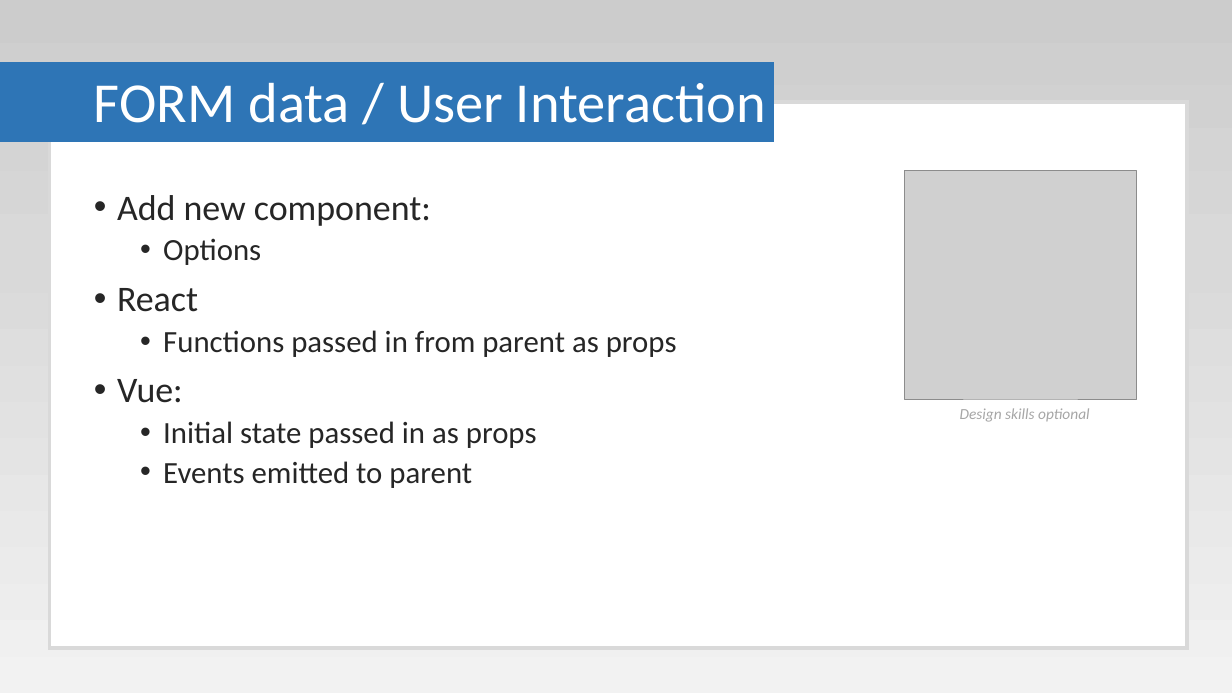
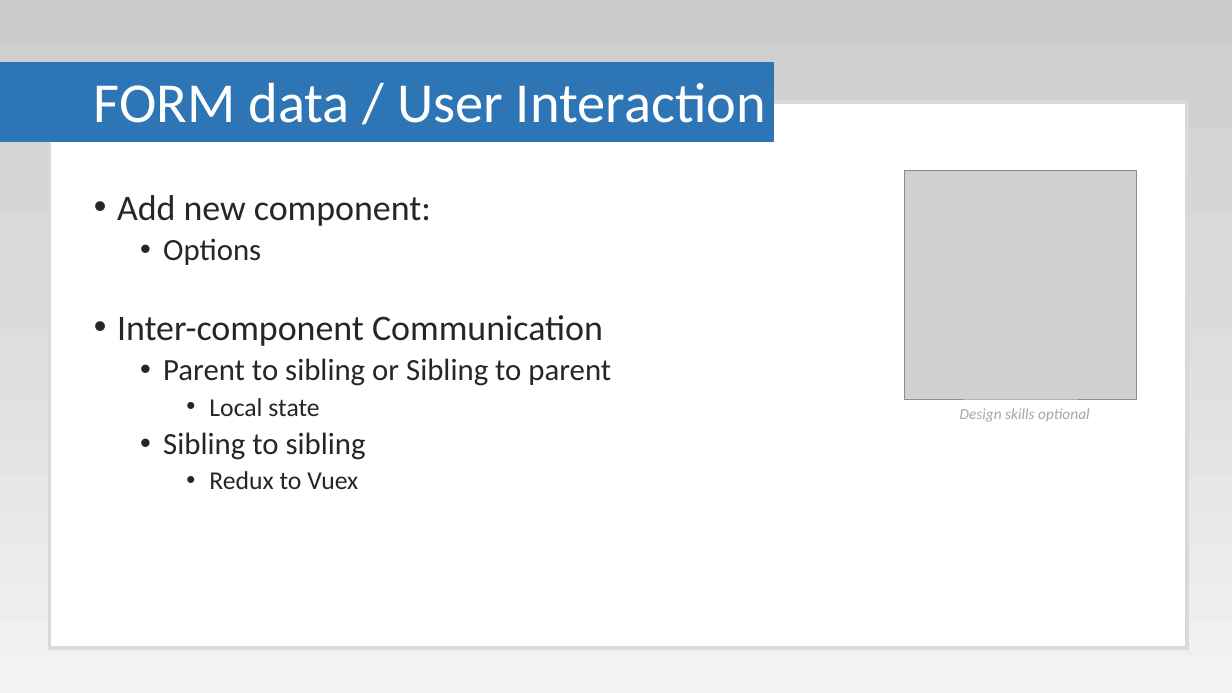
Before and after one commit to Paul-Hadfield/GameOfLife-Talk, a slide deck: slide 43 of Game Of Life Presentation.pptx. Drawn at 1232x693 pixels with LibreOffice and Linux fonts; fonts in the diff are those of the drawing; grey boxes stand for pictures. Boxes give left, top, right and bottom in pixels: in the first picture for what was removed or moved away, otherwise in the second. Text is boxed around its words. In the diff, an @@ line names an element or a change of style, - is before the commit and + after.

Commit message:
Updated

```diff
--- a/Game Of Life Presentation.pptx
+++ b/Game Of Life Presentation.pptx
@@ text at box(117, 315, 611, 489): text changed @@
-• React
-  • Functions passed in from parent as props
-• Vue:
-  • Initial state passed in as props
-  • Events emitted to parent
+• Inter-component Communication
+  • Parent to sibling or Sibling to parent
+    • Local state
+  • Sibling to sibling
+    • Redux to Vuex
```
Also in this commit, not shown: 2 other slides changed, 3 slides added.
